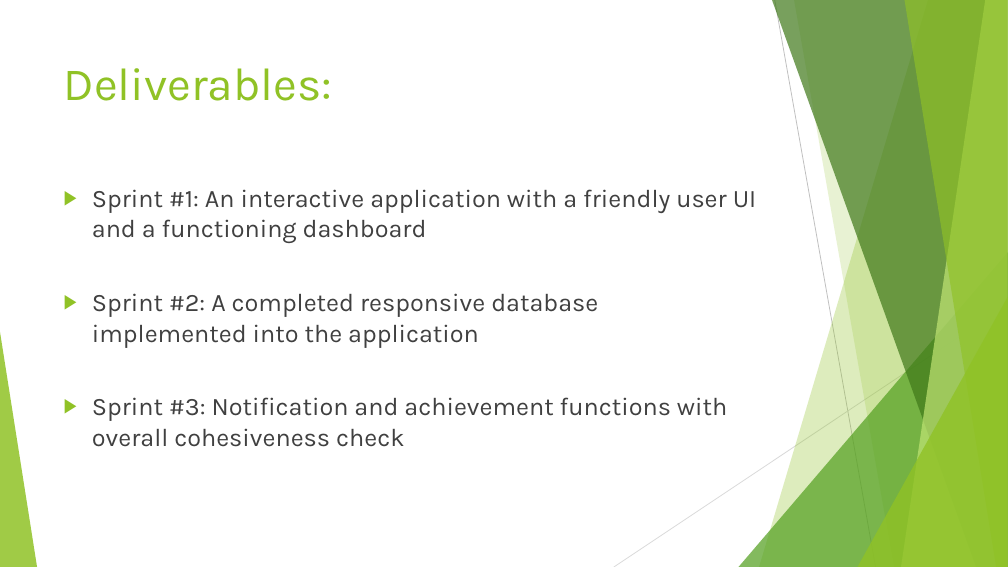
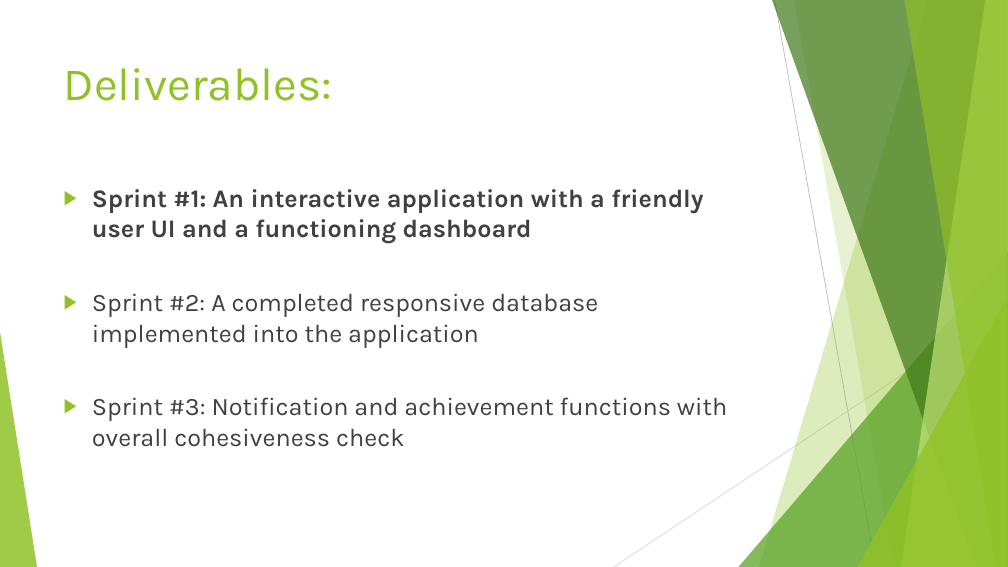
Before and after one commit to AustinBCIT/MVF, a slide deck: slide 4 of Monday May 8th Presentation.pptx. Drawn at 1008x567 pixels with LibreOffice and Linux fonts; fonts in the diff are those of the drawing. Boxes give left, top, right and bottom in pixels: in the first picture for what was removed or moved away, otherwise in the second. Text is boxed around its words. In the diff, an @@ line names an element or a change of style, - is before the commit and + after.

```diff
--- a/Monday May 8th Presentation.pptx
+++ b/Monday May 8th Presentation.pptx
@@ text at (92,189,703,244): bold on in "Sprint #1: An interactive application with a ..." @@
```
Also in this commit, not shown: 3 other slides changed, 5 slides added.
